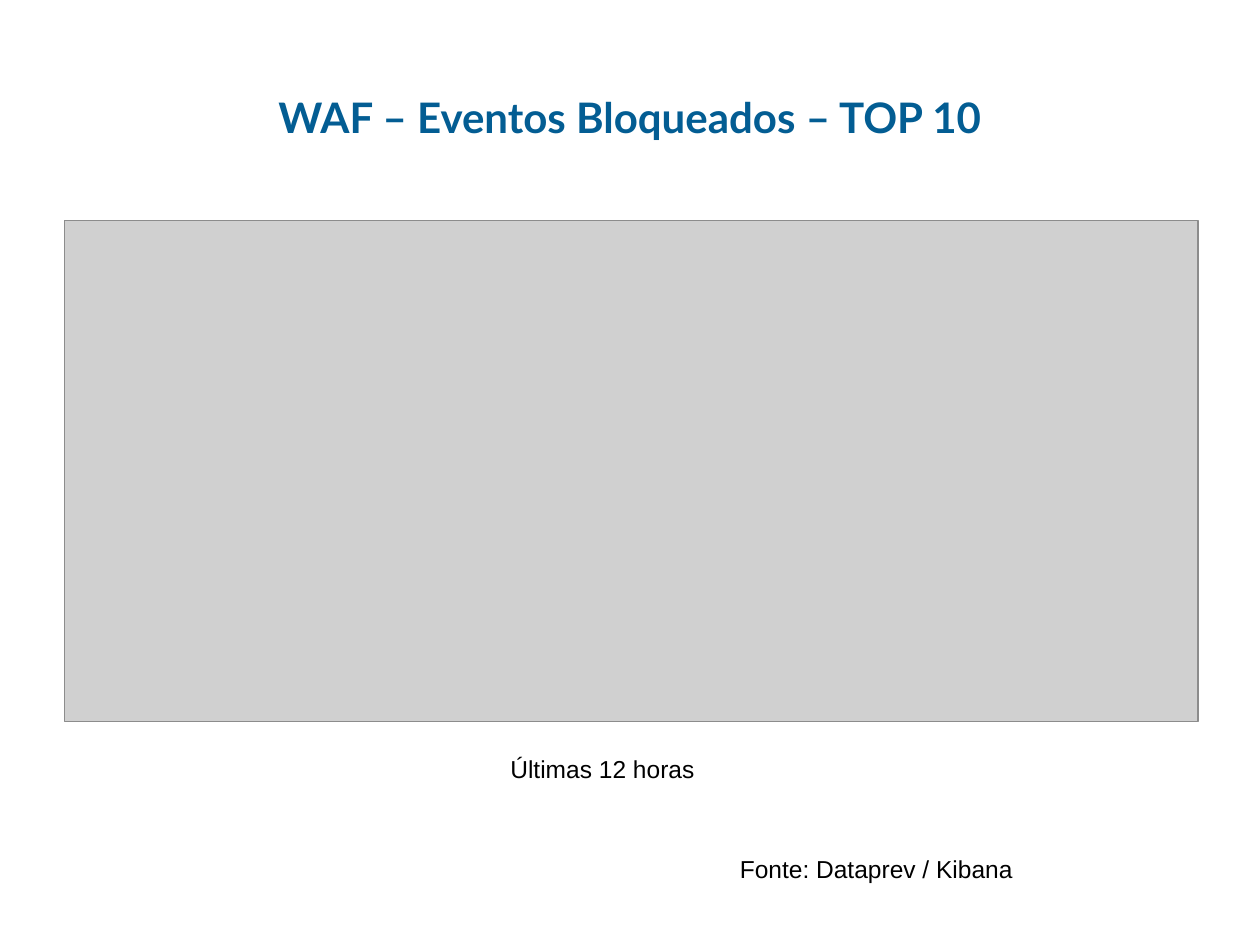
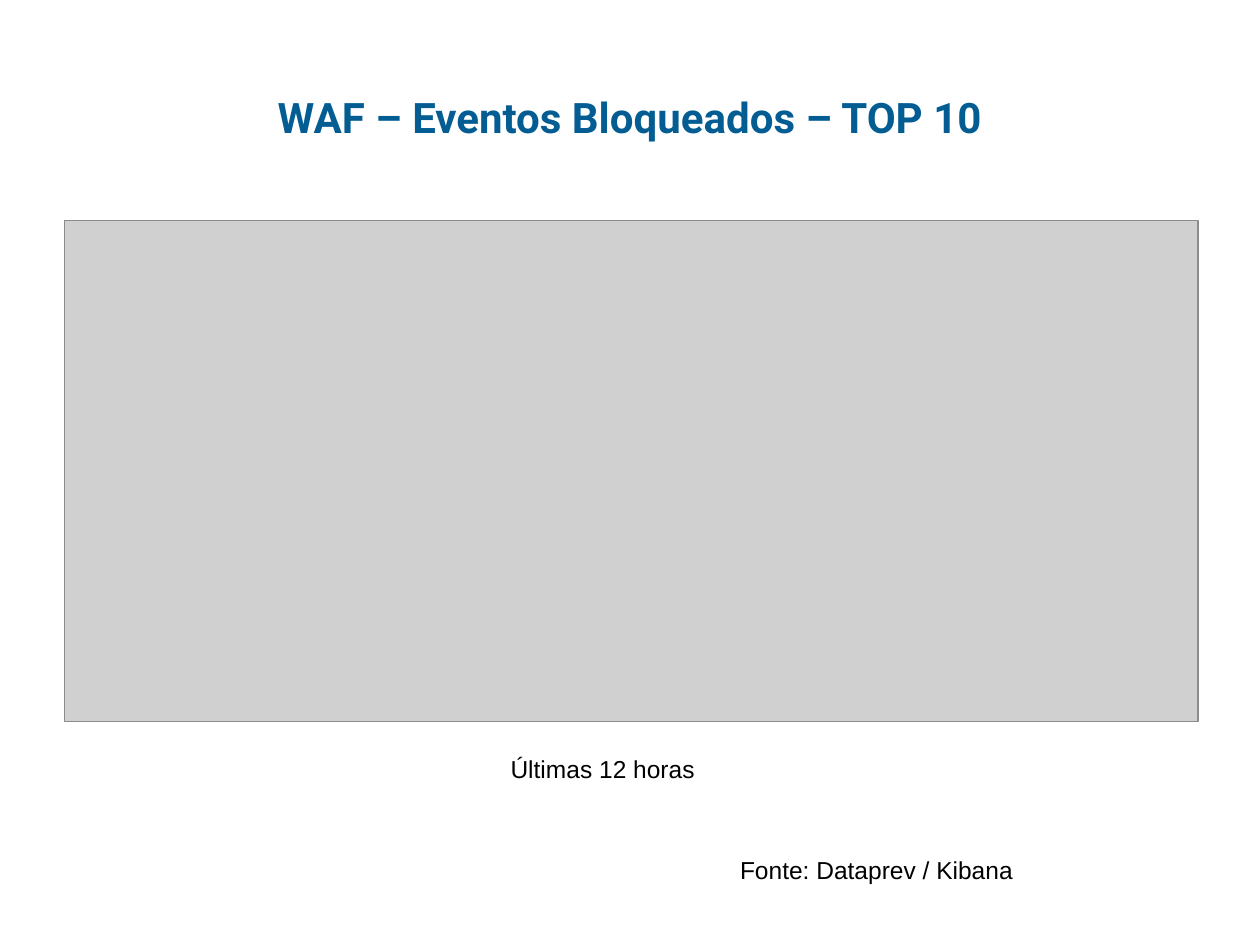
Before and after one commit to guihred/Experiments, a slide deck: slide 13 of src/main/resources/models/Radar_Eventos_17_10_2021-Turno-D.pptx. Drawn at 1260x945 pixels with LibreOffice and Linux fonts; fonts in the diff are those of the drawing; grey boxes stand for pictures; background and template pictures are left out. Boxes give left, top, right and bottom in pixels: in the first picture for what was removed or moved away, otherwise in the second. Text is boxed around its words. In the diff, an @@ line names an element or a change of style, - is before the commit and + after.

```diff
--- a/src/main/resources/models/Radar_Eventos_17_10_2021-Turno-D.pptx
+++ b/src/main/resources/models/Radar_Eventos_17_10_2021-Turno-D.pptx
@@ title "WAF – Eventos Bloqueados – ..." at bbox=[278, 101, 981, 142]: font Lato to Roboto @@
```
Also in this commit, not shown: 22 other slides changed, 1 slide added, 20 other files.
